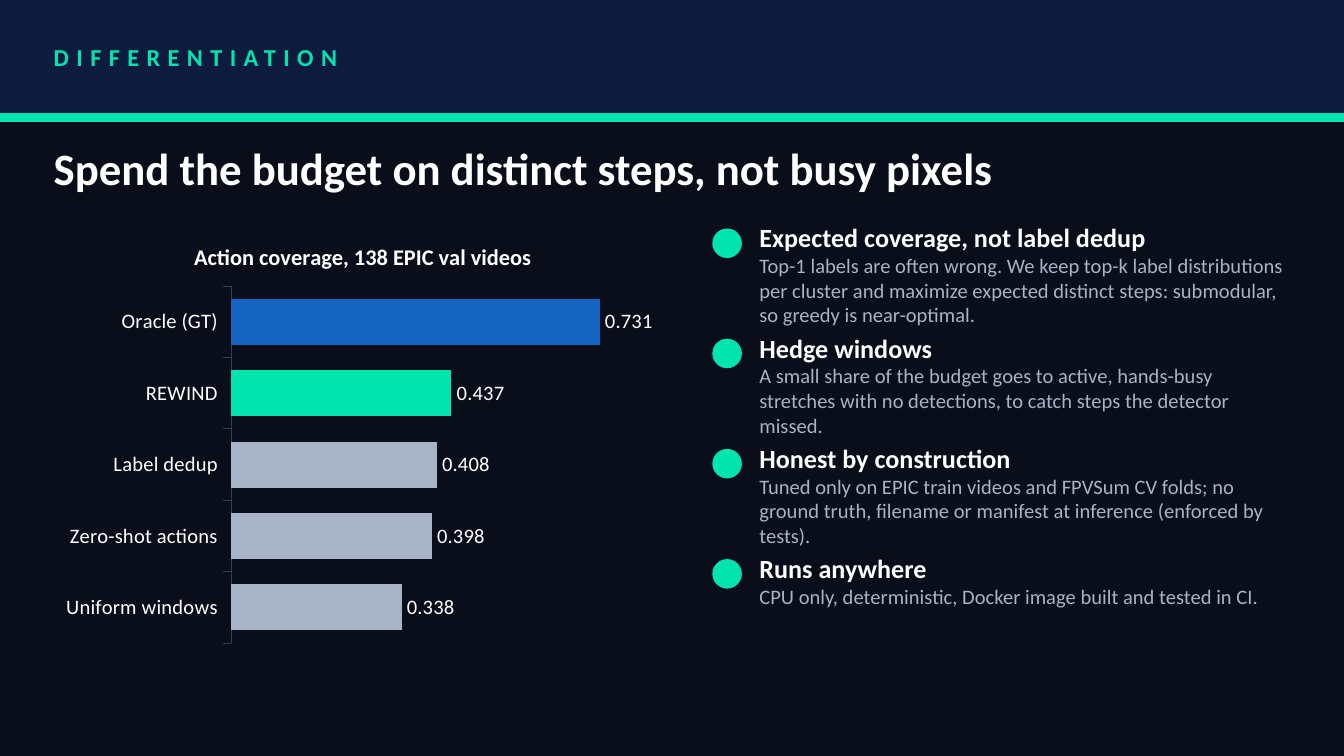
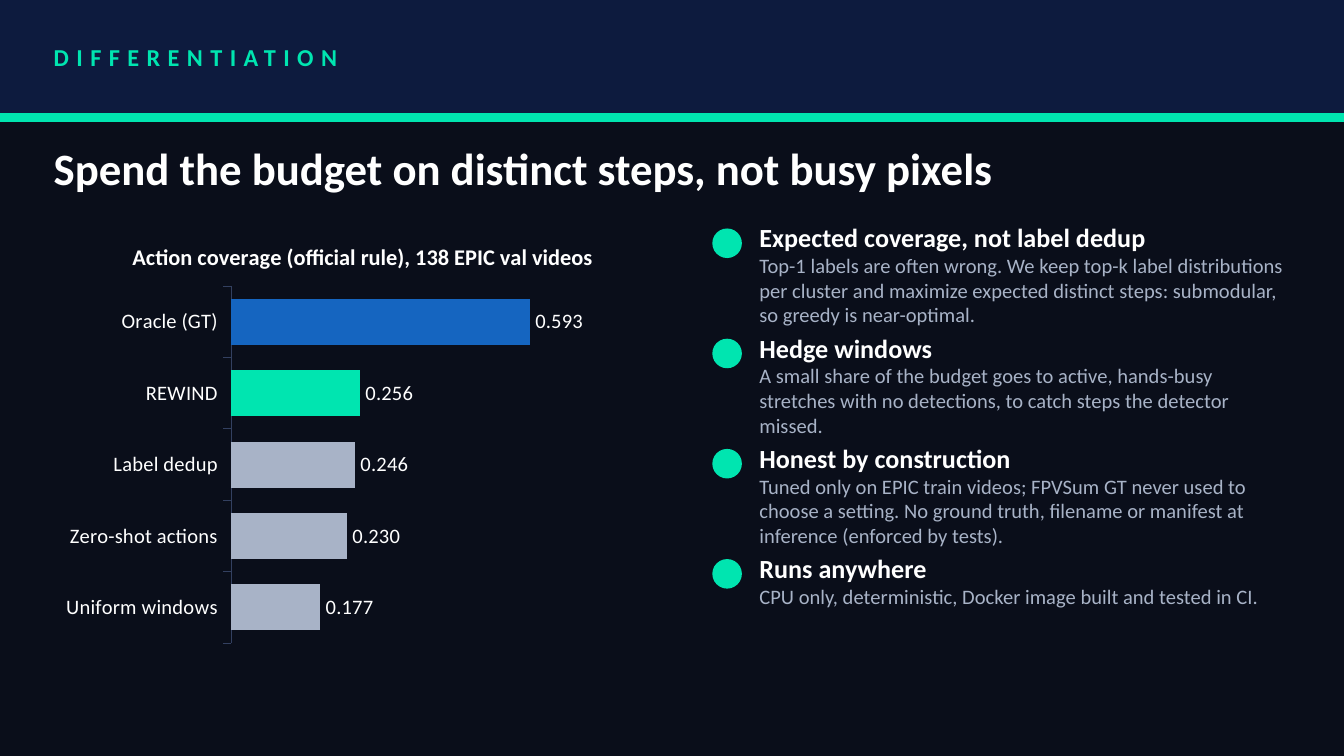
Before and after one commit to prakartii/samsung-xr-hackathon, a slide deck: slide 6 of docs/VITVellore_Nexus.pptx. Drawn at 1344x756 pixels with LibreOffice and Linux fonts; fonts in the diff are those of the drawing. Boxes give left, top, right and bottom in pixels: in the first picture for what was removed or moved away, otherwise in the second. Text is boxed around its words. In the diff, an @@ line names an element or a change of style, - is before the commit and + after.

Commit message:
Report every number under the official coverage rule
Ablation tables regenerated (coverage_frac first), README results table,
deck and demo results card now show official coverage and % of oracle on the
185 scored videos: weighted 0.279, coverage 0.256 (43.1% of oracle), mAP
0.149, F1 0.226, label 0.830. The deck computes frames pruned and CPU per
minute from the outputs and latency log, and states that no FPVSum setting
comes from its annotations.

```diff
--- a/docs/VITVellore_Nexus.pptx
+++ b/docs/VITVellore_Nexus.pptx
@@ bar chart at bbox=[54, 222, 672, 652] @@
@@ title "Action coverage, 138 EPIC val videos" to "Action coverage (official rule), 138 EPIC val videos" @@
-Series 1: 0.338, 0.398, 0.408, 0.437, 0.731
+Series 1: 0.177, 0.23, 0.246, 0.256, 0.593
@@ text at bbox=[759, 479, 1246, 547]: text changed @@
-Tuned only on EPIC train videos and FPVSum CV folds; no ground truth, filename or manifest at inference (enforced by tests).
+Tuned only on EPIC train videos; FPVSum GT never used to choose a setting. No ground truth, filename or manifest at inference (enforced by tests).
```
Also in this commit, not shown: 2 other slides changed, 8 other files.
